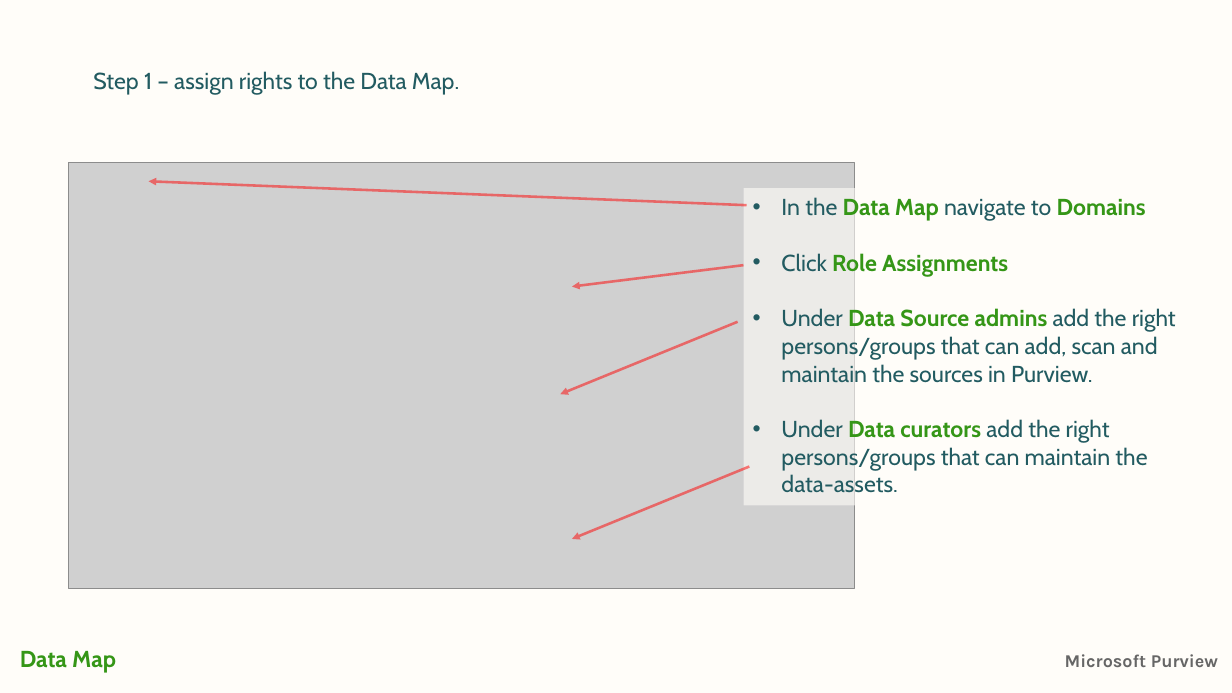
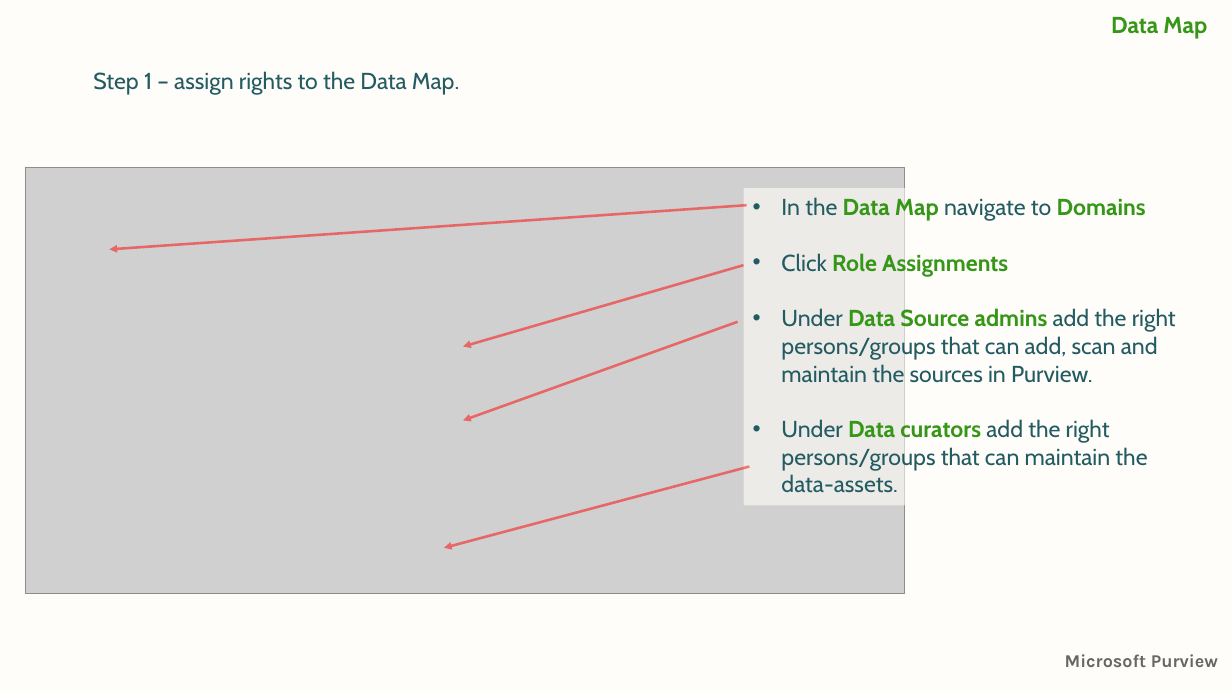
Before and after one commit to jcordtz/microsoft-purview-stuff, a slide deck: slide 5 of Presentations/2-Getting Started/Purview-2-datamap.pptx. Drawn at 1232x693 pixels with LibreOffice and Linux fonts; fonts in the diff are those of the drawing; grey boxes stand for pictures; background and template pictures are left out. Boxes give left, top, right and bottom in pixels: in the first picture for what was removed or moved away, otherwise in the second. Text is boxed around its words. In the diff, an @@ line names an element or a change of style, - is before the commit and + after.

```diff
--- a/Presentations/2-Getting Started/Purview-2-datamap.pptx
+++ b/Presentations/2-Getting Started/Purview-2-datamap.pptx
@@ text added at <box>1111,17,1207,39</box>, 18 pt, text #359617, bold @@
+Data Map
@@ picture: place and size @@
-picture at <box>69,162,855,589</box>
+picture at <box>25,167,905,593</box>
@@ arrow moved from (747, 205) - (149, 181) to (747, 205) - (109, 250) @@
@@ arrow moved from (744, 265) - (572, 287) to (744, 265) - (463, 347) @@
@@ arrow moved from (738, 322) - (560, 395) to (738, 322) - (463, 421) @@
@@ arrow moved from (750, 467) - (572, 539) to (750, 467) - (444, 548) @@
@@ text removed at <box>20,651,116,673</box> @@
-Data Map
```
Also in this commit, not shown: 53 other slides changed, 1 slide added, 7 other files.
